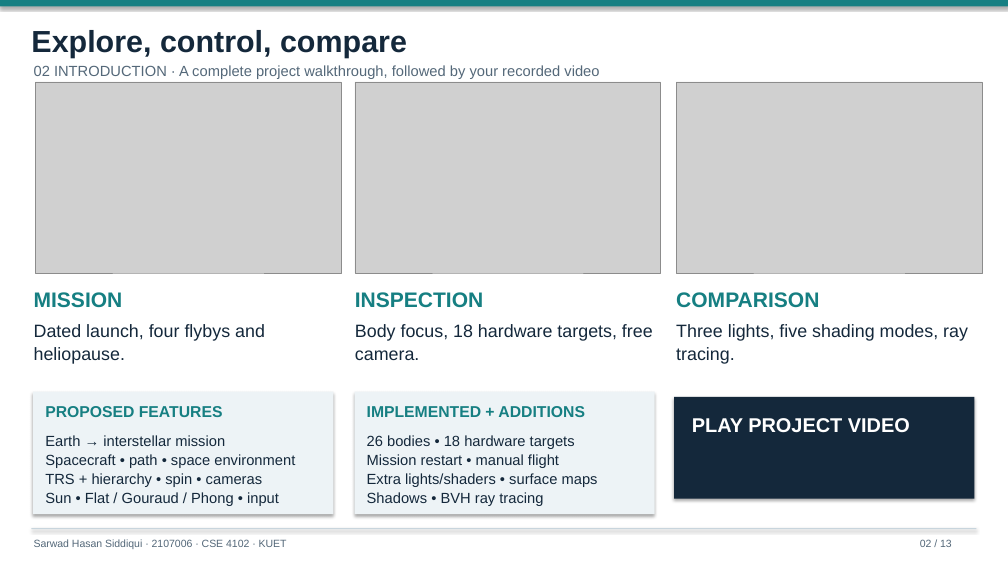
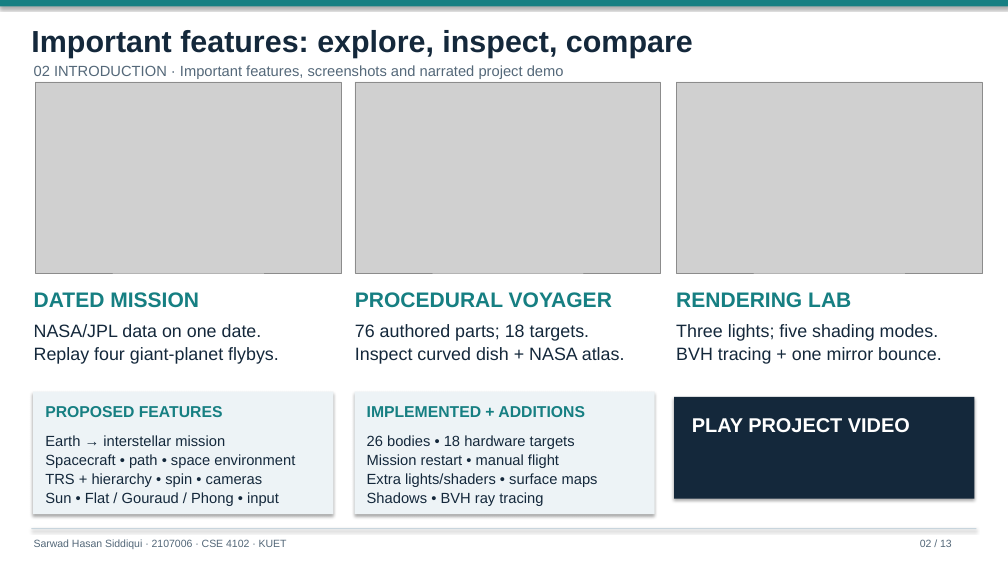
Before and after one commit to Rockstatata/Voyager-2, a slide deck: slide 2 of docs/report/Final-Presentation.pptx. Drawn at 1008x567 pixels with LibreOffice and Linux fonts; fonts in the diff are those of the drawing; grey boxes stand for pictures. Boxes give left, top, right and bottom in pixels: in the first picture for what was removed or moved away, otherwise in the second. Text is boxed around its words. In the diff, an @@ line names an element or a change of style, - is before the commit and + after.

```diff
--- a/docs/report/Final-Presentation.pptx
+++ b/docs/report/Final-Presentation.pptx
@@ text at bbox=[31, 30, 693, 58]: text changed @@
-Explore, control, compare
+Important features: explore, inspect, compare
@@ text at bbox=[34, 65, 564, 79]: text changed @@
-02 INTRODUCTION · A complete project walkthrough, followed by your recorded video
+02 INTRODUCTION · Important features, screenshots and narrated project demo
@@ text at bbox=[34, 292, 199, 308]: text changed @@
-MISSION
+DATED MISSION
@@ text at bbox=[355, 292, 612, 308]: text changed @@
-INSPECTION
+PROCEDURAL VOYAGER
@@ text at bbox=[676, 292, 851, 308]: text changed @@
-COMPARISON
+RENDERING LAB
@@ text at bbox=[34, 324, 279, 364]: text changed @@
-Dated launch, four flybys and
-heliopause.
+NASA/JPL data on one date.
+Replay four giant-planet flybys.
@@ text at bbox=[355, 324, 625, 364]: text changed @@
-Body focus, 18 hardware targets, free
-camera.
+76 authored parts; 18 targets.
+Inspect curved dish + NASA atlas.
@@ text at bbox=[676, 324, 942, 364]: text changed @@
-Three lights, five shading modes, ray
-tracing.
+Three lights; five shading modes.
+BVH tracing + one mirror bounce.
```
Also in this commit, not shown: 10 other slides changed, 10 other files.
